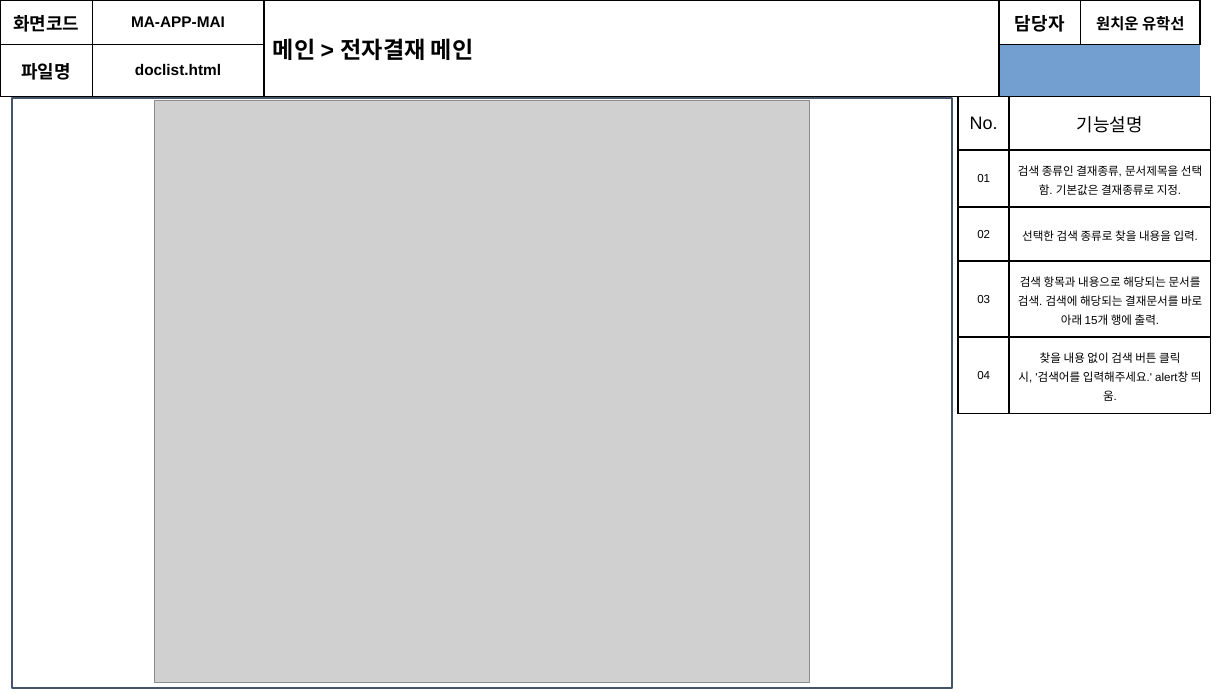
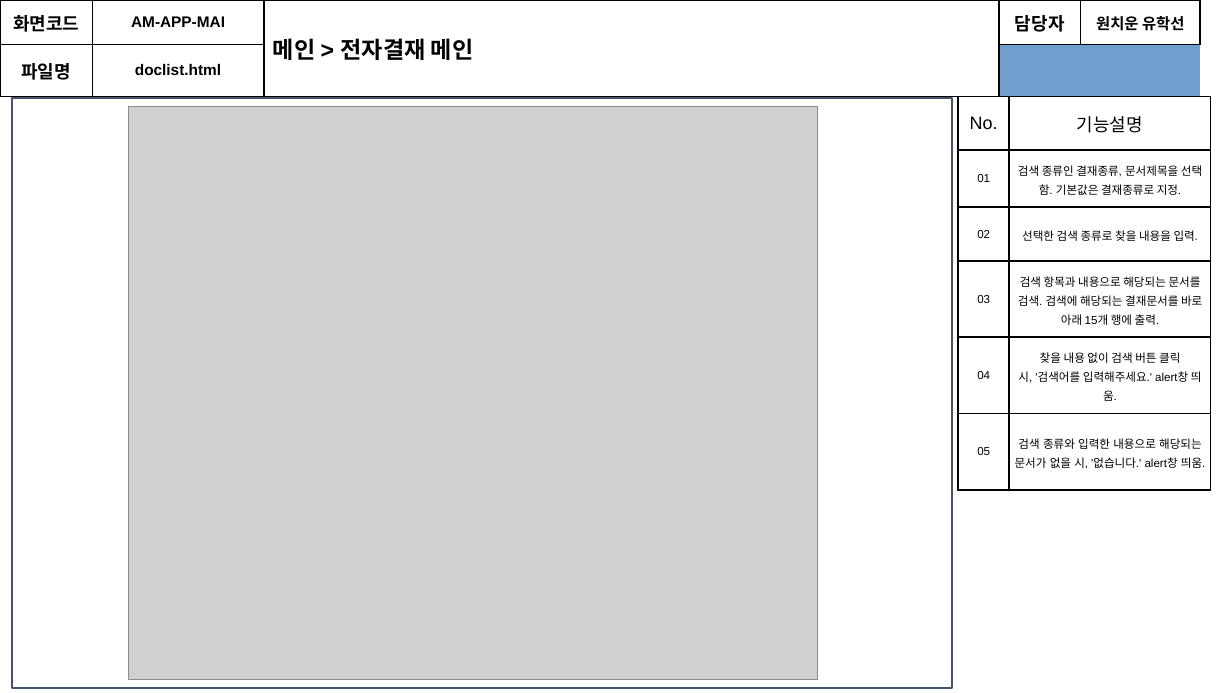
Before and after one commit to soulluna/-6th-_cosmo_1th_group, a slide deck: slide 12 of 작업완료포트폴리오/4. 화면설계서/[6기]1조_화면설계서_V1.3.pptx. Drawn at 1232x693 pixels with LibreOffice and Linux fonts; fonts in the diff are those of the drawing; grey boxes stand for pictures. Boxes give left, top, right and bottom in pixels: in the first picture for what was removed or moved away, otherwise in the second. Text is boxed around its words. In the diff, an @@ line names an element or a change of style, - is before the commit and + after.

Commit message:
Update [6기]1조_화면설계서_V1.3.pptx
내 문서함 조금 수정함

```diff
--- a/작업완료포트폴리오/4. 화면설계서/[6기]1조_화면설계서_V1.3.pptx
+++ b/작업완료포트폴리오/4. 화면설계서/[6기]1조_화면설계서_V1.3.pptx
@@ table at (10, 13, 1210, 93) @@
-row 1, column 2: MA-APP-MAI
+row 1, column 2: AM-APP-MAI
@@ picture: place and size @@
-picture at (154, 101, 810, 683)
+picture at (128, 106, 818, 680)
@@ table at (958, 97, 1211, 473) @@
+row 6: 05 | 검색 종류와 입력한 내용으로 해당되는 문서가 없을 시, '없습니다.' alert창 띄움.
```
Also in this commit, not shown: 29 other slides changed.
